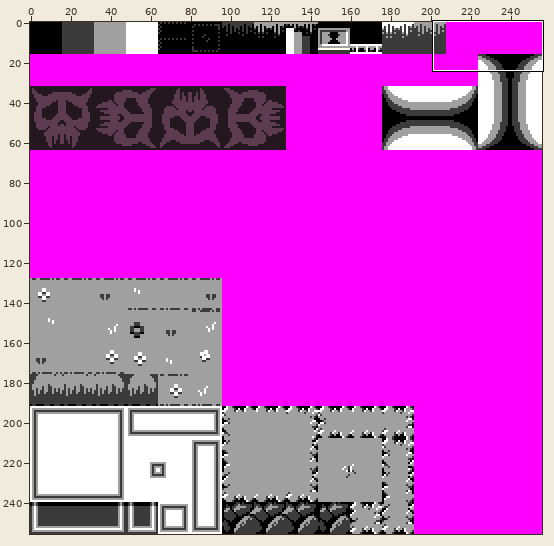
Two states of a pixel-art file, art/tilesets/map_tiles.aseprite. The picture above shows the old version from afar; the outline marks the close-up.
Close-up. First the earlier version:
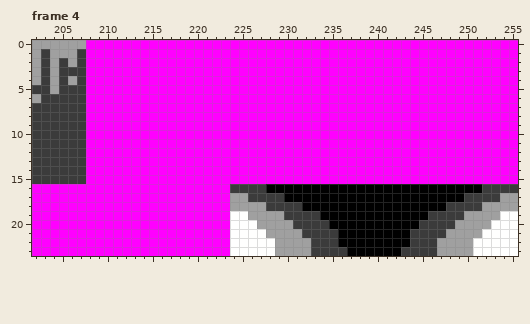
256x256 pixels, 4 frames. Shown: frame 4: x 202..255, y 0..23.
Once edited:
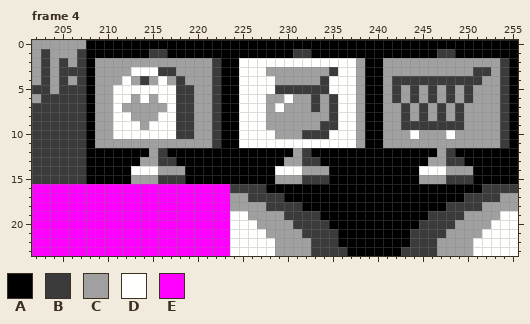
Palette (. is transparent): A #000000  B #3b3b3b  C #a0a0a0  D #fffffe  E #ff00ff
Difference:
--- frame 4, layer "Base"
@@ x 202..255 @@
- 0 CCCCCCEEEEEEEEEEEEEEEEEEEEEEEEEEEEEEEEEEEEEEEEEEEEEEEE
- 1 CBCCCBEEEEEEEEEEEEEEEEEEEEEEEEEEEEEEEEEEEEEEEEEEEEEEEE
- 2 CBCBCBEEEEEEEEEEEEEEEEEEEEEEEEEEEEEEEEEEEEEEEEEEEEEEEE
- 3 CBCBBBEEEEEEEEEEEEEEEEEEEEEEEEEEEEEEEEEEEEEEEEEEEEEEEE
- 4 CBCBCBEEEEEEEEEEEEEEEEEEEEEEEEEEEEEEEEEEEEEEEEEEEEEEEE
- 5 BBCBBBEEEEEEEEEEEEEEEEEEEEEEEEEEEEEEEEEEEEEEEEEEEEEEEE
- 6 CBBBBBEEEEEEEEEEEEEEEEEEEEEEEEEEEEEEEEEEEEEEEEEEEEEEEE
- 7 BBBBBBEEEEEEEEEEEEEEEEEEEEEEEEEEEEEEEEEEEEEEEEEEEEEEEE
- 8 BBBBBBEEEEEEEEEEEEEEEEEEEEEEEEEEEEEEEEEEEEEEEEEEEEEEEE
- 9 BBBBBBEEEEEEEEEEEEEEEEEEEEEEEEEEEEEEEEEEEEEEEEEEEEEEEE
-10 BBBBBBEEEEEEEEEEEEEEEEEEEEEEEEEEEEEEEEEEEEEEEEEEEEEEEE
-11 BBBBBBEEEEEEEEEEEEEEEEEEEEEEEEEEEEEEEEEEEEEEEEEEEEEEEE
-12 BBBBBBEEEEEEEEEEEEEEEEEEEEEEEEEEEEEEEEEEEEEEEEEEEEEEEE
-13 BBBBBBEEEEEEEEEEEEEEEEEEEEEEEEEEEEEEEEEEEEEEEEEEEEEEEE
-14 BBBBBBEEEEEEEEEEEEEEEEEEEEEEEEEEEEEEEEEEEEEEEEEEEEEEEE
-15 BBBBBBEEEEEEEEEEEEEEEEEEEEEEEEEEEEEEEEEEEEEEEEEEEEEEEE
+ 0 CCCCCCAAAAAAAAAAAAAAAAAAAAAAAAAAAAAAAAAAAAAAAAAAAAAAAA
+ 1 CBCCCBAAAAAAABBAAAAAAAAAAAAAABBAAAAAAAAAAAAAABBAAAAAAA
+ 2 CBCBCBACCCCCCCCCCCCCBAADDDDDDDDDDDDDCAACCCCCCCCCCCCCBA
+ 3 CBCBBBACCCCDDDBBCCCCBAADDDCCCCCCCBDDCAACCCCCCCCCCBBCBA
+ 4 CBCBCBACCCDCBCDCBCCCBAADDDDCCCCCBDDDCAACBBBBBBBBBBCCBA
+ 5 BBCBBBACCDDDDDDDBBCCBAADDDDBBBBBBDDDCAACBCBCBCBCBCCCBA
+ 6 CBBBBBACCDDCDCDDBBCCBAADDDCCDCCBCBDDCAACBCBCBCBCBCCCBA
+ 7 BBBBBBACCDCCCCCDBBCCBAADDDCDCCCBCBDDCAACCBCBCBCBCCCCBA
+ 8 BBBBBBACCDDCCCDDBBCCBAADDDCCCCCCCBDDCAACCBCBCBCBCCCCBA
+ 9 BBBBBBACCDDDCDDDBBCCBAADDDCCCCCCBBDDCAACCBBBBBBBCCCCBA
+10 BBBBBBACCDDDDDDDBBCCBAADDDDCCCBBBDDDCAACCCDCCCDCCCCCBA
+11 BBBBBBACCCCCCCCCCCCCBAADDDDDDDDDDDDDCAACCCCCCCCCCCCCBA
+12 BBBBBBAAAAAAACBAAAAAAAAAAAAAACBAAAAAAAAAAAAAACBAAAAAAA
+13 BBBBBBAAAAAACCBBAAAAAAAAAAAACCBBAAAAAAAAAAAACCBBAAAAAA
+14 BBBBBBAAAAADDDCCCAAAAAAAAAADDDCCCAAAAAAAAAADDDCCCAAAAA
+15 BBBBBBAAAAACCCBBBAAAAAAAAAACCCBBBAAAAAAAAAACCCBBBAAAAA
 16 EEEEEEEEEEEEEEEEEEEEEEBBBBAAAAAAAAAAAAAAAAAAAAAAAABBBB
Where, in picture pixels (left, top, right, bottom), the same in both close-ups:
changed: (86, 40, 518, 184)
